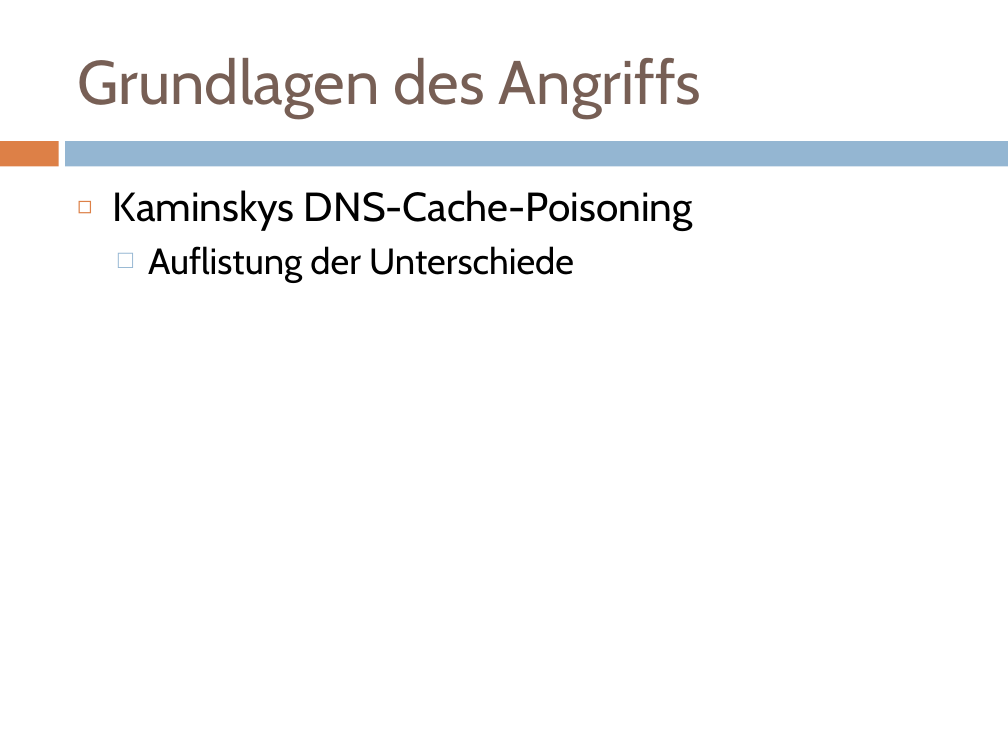
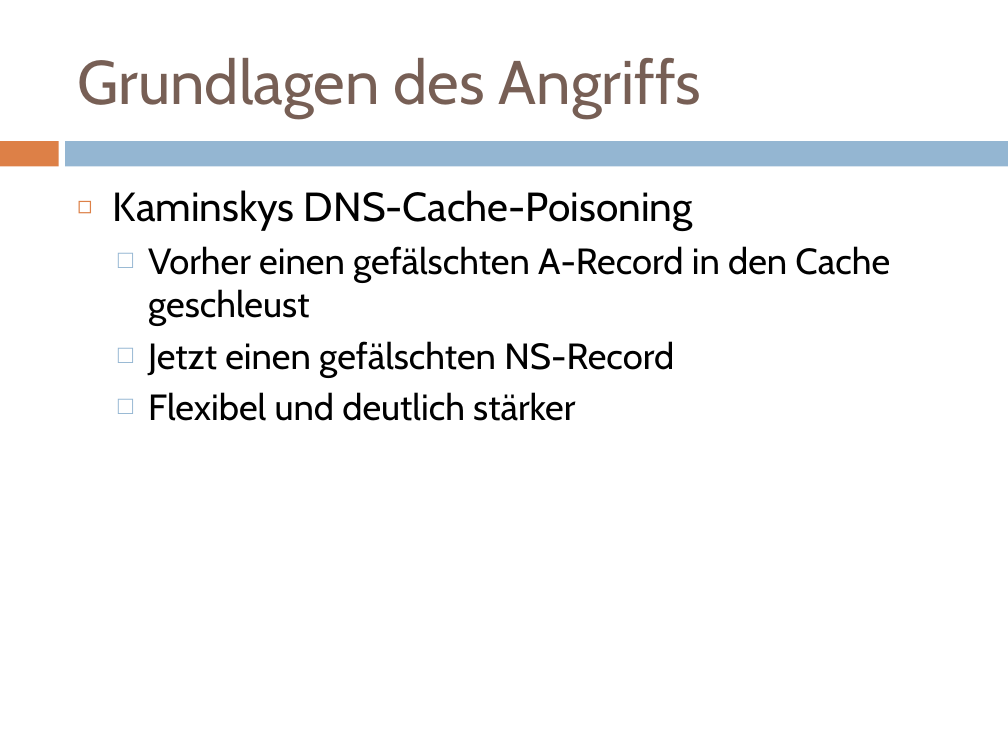
Before and after one commit to doctordebug/Hackerpraktikum, a slide deck: slide 6 of Präsentationen/PT3.pptx (slide 8 before the commit). Drawn at 1008x756 pixels with LibreOffice and Linux fonts; fonts in the diff are those of the drawing. Boxes give left, top, right and bottom in pixels: in the first picture for what was removed or moved away, otherwise in the second. Text is boxed around its words. In the diff, an @@ line names an element or a change of style, - is before the commit and + after.

```diff
--- a/Präsentationen/PT3.pptx
+++ b/Präsentationen/PT3.pptx
@@ text at <box>148,246,890,421</box>: text changed @@
-  □ Auflistung der Unterschiede
+  □ Vorher einen gefälschten A-Record in den Cache geschleust
+  □ Jetzt einen gefälschten NS-Record
+  □ Flexibel und deutlich stärker
```
Also in this commit, not shown: 6 other slides changed, 2 slides added, 2 slides removed, 3 other files.
